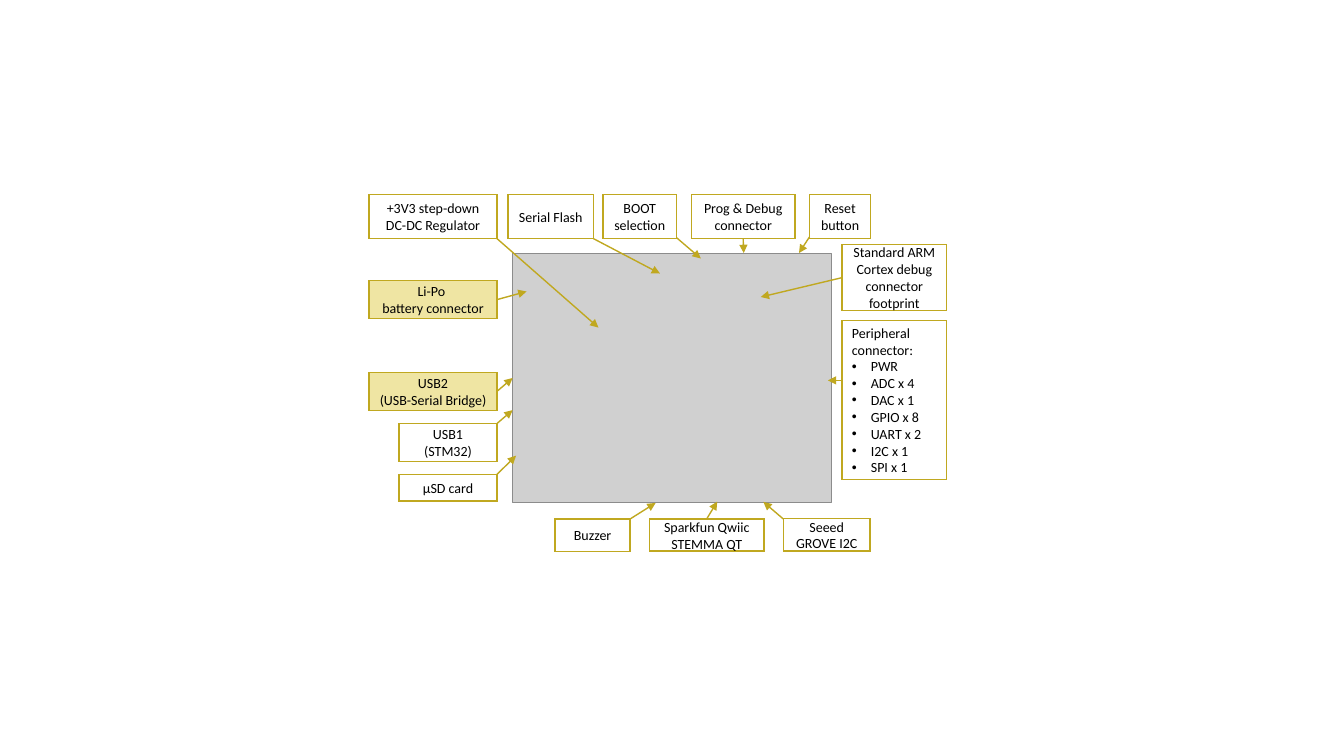
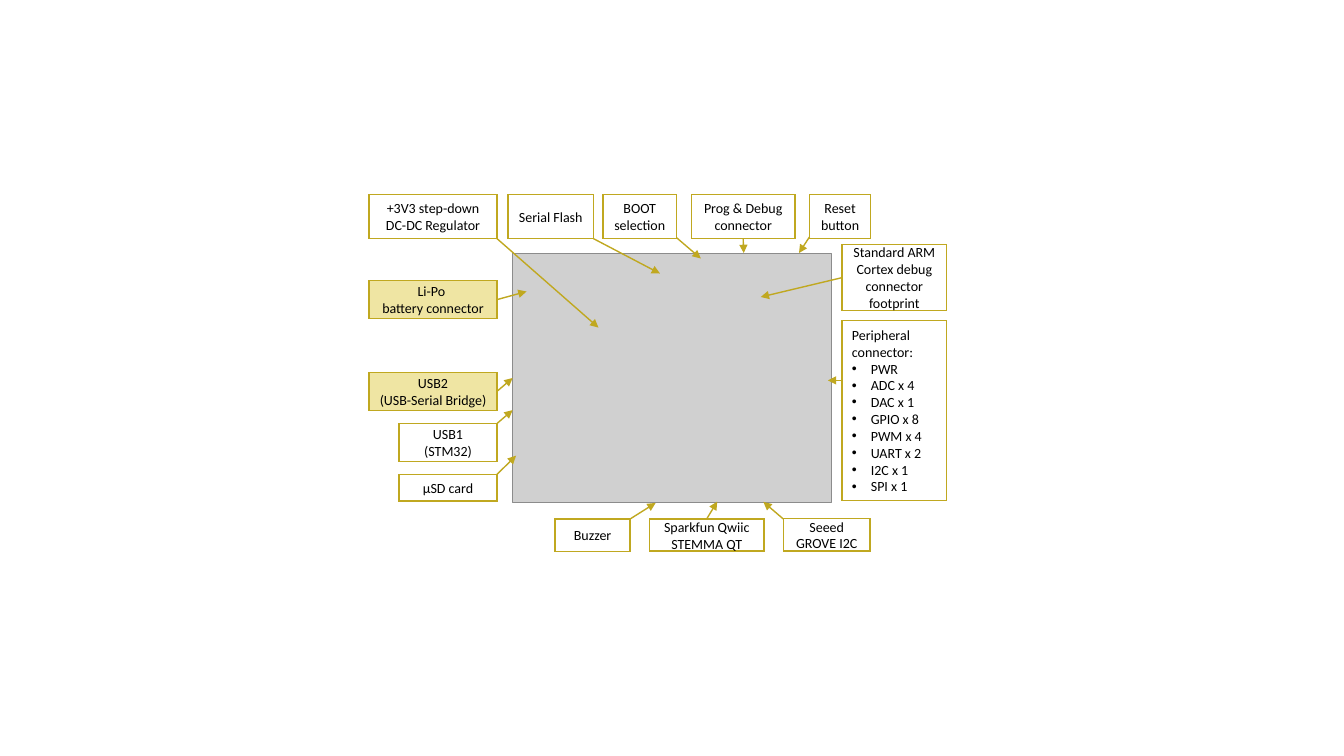
Before and after one commit to piconomix/px-fwlib, a slide deck: slide 1 of doc/images/hero_board/hero_board_bot_annotated.pptx. Drawn at 1344x756 pixels with LibreOffice and Linux fonts; fonts in the diff are those of the drawing; grey boxes stand for pictures. Boxes give left, top, right and bottom in pixels: in the first picture for what was removed or moved away, otherwise in the second. Text is boxed around its words. In the diff, an @@ line names an element or a change of style, - is before the commit and + after.

```diff
--- a/doc/images/hero_board/hero_board_bot_annotated.pptx
+++ b/doc/images/hero_board/hero_board_bot_annotated.pptx
@@ rectangle "Peripheral connector:": place and size @@
-rectangle "Peripheral connector:" at box(842, 321, 947, 480)
+rectangle "Peripheral connector:" at box(842, 321, 947, 501)
@@ text in rectangle at box(871, 432, 922, 441): paragraph added @@
+• PWM x 4
```
Also in this commit, not shown: 8 other files.
